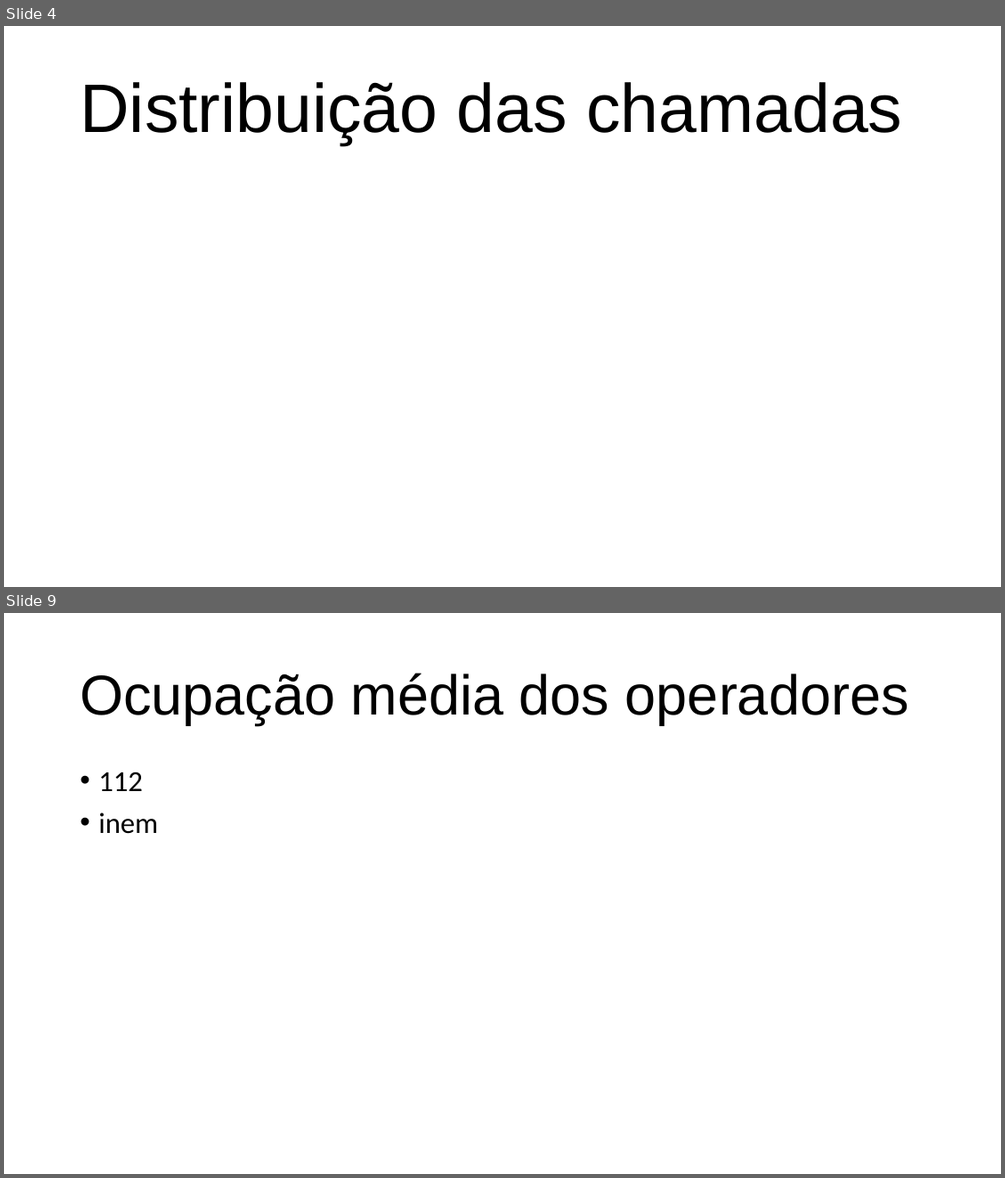
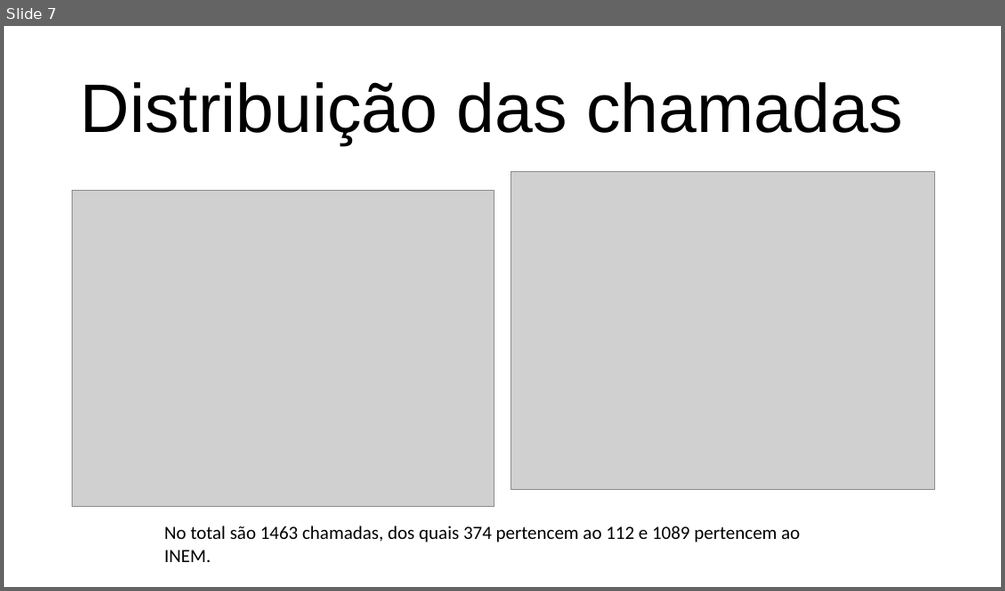
Before and after one commit to DiogoSoares1997/ST-1819I, a slide deck: ST.pptx. Shown one above the other, each under a label of ours: slides 4 and 9 before the commit, slide 7 after it; the slides between them are not shown. The pictures are 1005x1178 and 1005x591 pixels, drawn with LibreOffice and Linux fonts; fonts in the diff are those of the drawing; grey boxes stand for pictures. Boxes give left, top, right and bottom in pixels: in the first picture for what was removed or moved away, otherwise in the second. Text is boxed around its words. In the diff, an @@ line names an element or a change of style, - is before the commit and + after.

```diff
--- a/ST.pptx
+++ b/ST.pptx
@@ slide 9 removed at (4,613,1001,1174), background #FFFFFF @@
@@ title removed at (80,673,909,725) @@
-Ocupação média dos operadores
@@ text removed at (98,771,158,834) @@
-• 112
-• inem
@@ what was slide 4 is now slide 7 @@
@@ slide 7 changed as well @@
@@ picture added at (511,172,935,490) @@
@@ picture added at (72,190,494,506) @@
@@ text added at (164,525,800,562), 18 pt, text #000000 @@
+No total são 1463 chamadas, dos quais 374 pertencem ao 112 e 1089 pertencem ao INEM.
```
Also in this commit, not shown: 6 other slides changed, 6 slides added, 6 other slides removed, 15 other files.
